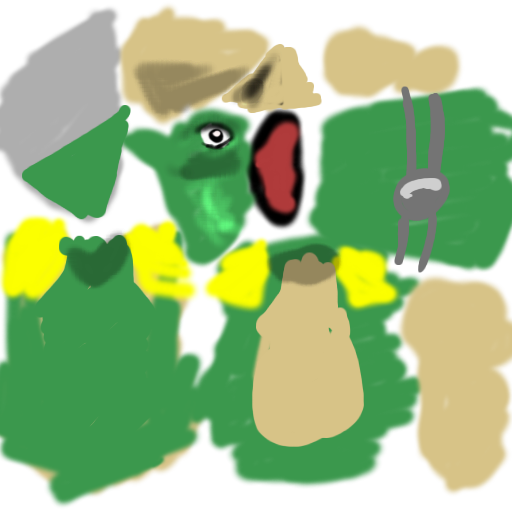
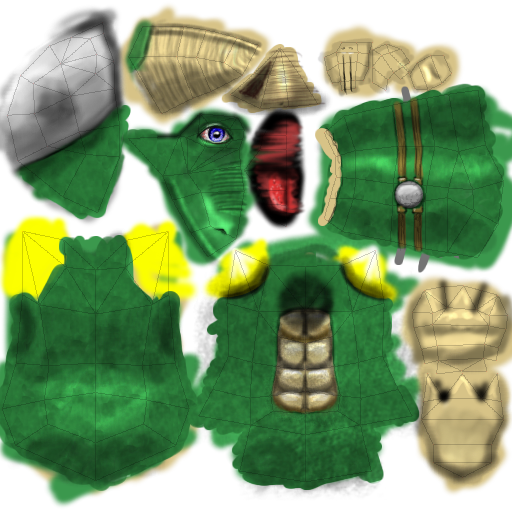
Layers edited between the first and the second 512x512 image:
showed "Background", opacity 100% → 18%, painted on it over left=0, top=5, right=512, bottom=500
renamed "New Layer" to "Color", painted on it over left=0, top=5, right=512, bottom=500
